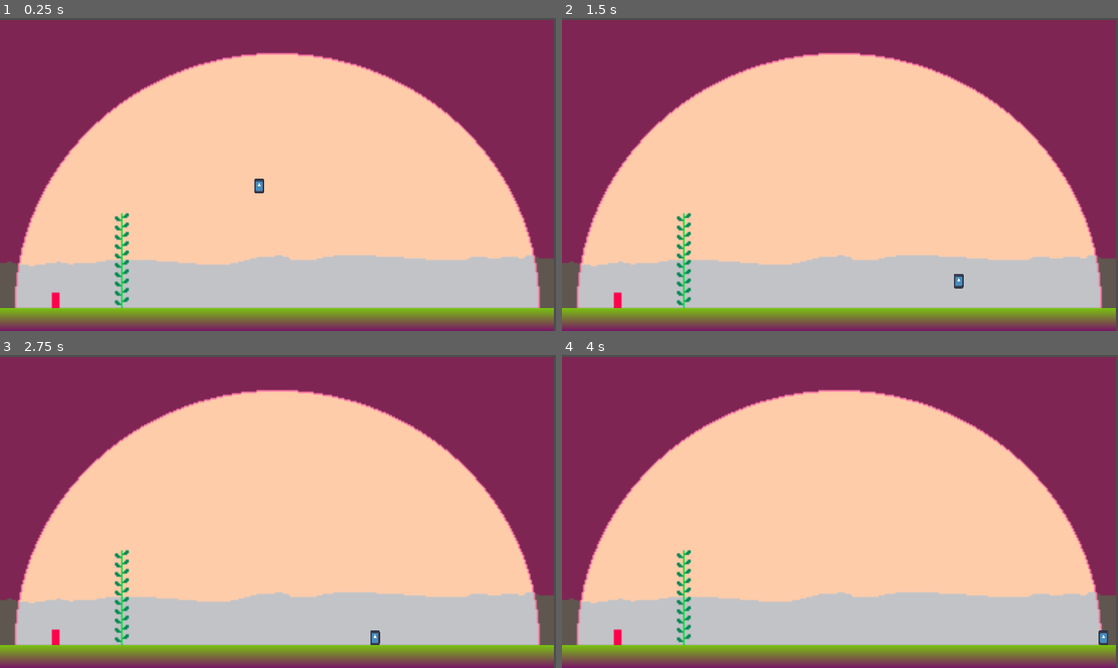
Above: before the commit, frames 1-4 (two rows, left to right).
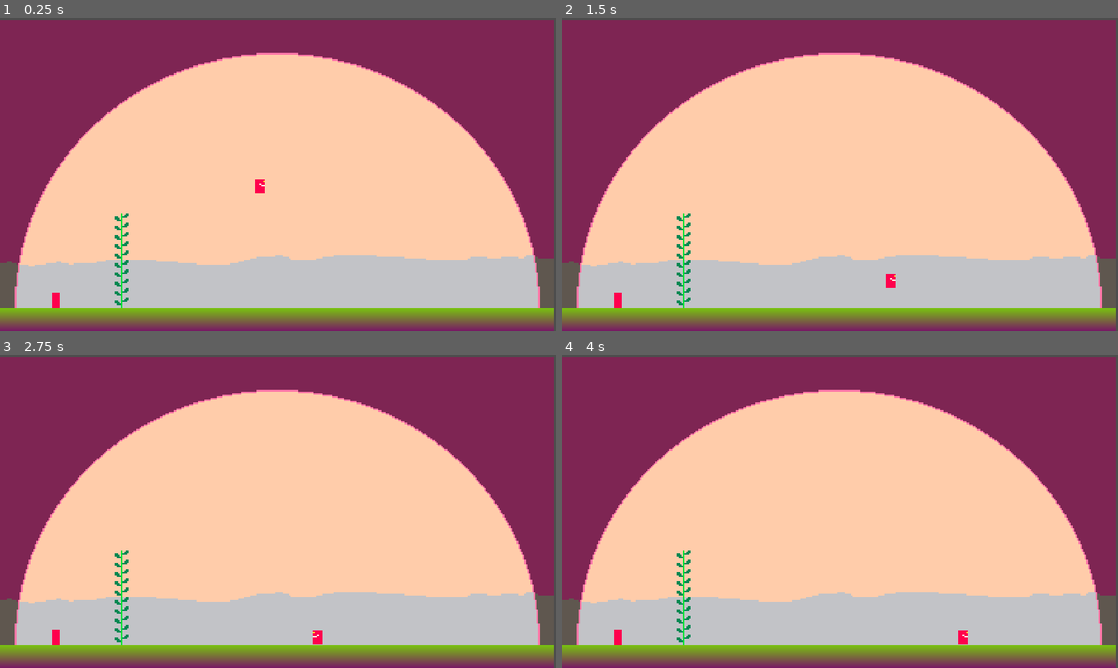
Above: after the commit, the same moments.

Repository: razzius/oxygen-farm
Game: Godot game, scene res://main.tscn
Same seed, same stepped clock (60 frames per second), same inputs: the game is played once before the commit and once after it. The engine's default icon, where the game draws it, is replaced by a stand-in: a white triangle on a blue panel in a dark square.
Inputs:
- Up to frame 1 (0.25 s): no input
- Up to frame 2 (1.5 s): hold D (right) from 0.53 s (still down); tap Space (cut) at 0.6 s; tap W (up) at 0.77 s; tap Shift (shift) at 1.35 s
- Up to frame 3 (2.75 s): tap W (up) at 1.52 s; release D (right) at 2.03 s; hold Left (left) from 2.03 s (still down); tap Space (cut) at 2.1 s
- Up to frame 4 (4 s): release Left (left) at 2.78 s; hold D (right) from 2.78 s (still down); tap Shift (shift) at 2.85 s; tap W (up) at 3.02, 3.77 s; tap Space (cut) at 3.6 s

The runs differ from the first frame. In frame 1, 1.6% of the frame differs, in the area x 1-98%, y 11-93%; in frame 2, 1.6%; in frame 3, 1.6%; in frame 4, 1.6%.

Commit message:
Updating Player

Diff:
--- a/Player/player.gd
+++ b/Player/player.gd
@@ -1,9 +1,10 @@
 extends CharacterBody2D
 
 
-const SPEED = 300.0
-const JUMP_VELOCITY = -400.0
+@export var SPEED : float = 300.0
+@export var JUMP_VELOCITY : float = -400.0
 
+@onready var PlayerSprite := $PlayerSprite
 @onready var LeftCutCollisionDetection := $LeftCutCollisionDetection
 @onready var RightCutCollisionDetection := $RightCutCollisionDetection
 
@@ -50,8 +51,10 @@
 	if !IsCutting():
 		if bFacingRight and velocity.x < 0.0:
 			bFacingRight = false
+			PlayerSprite.flip_h = true
 		elif !bFacingRight and velocity.x > 0.0:
 			bFacingRight = true
+			PlayerSprite.flip_h = false
 
 	move_and_slide()
 
--- a/Player/player.tscn
+++ b/Player/player.tscn
@@ -1,7 +1,7 @@
 [gd_scene load_steps=5 format=3 uid="uid://ba0hqbqmx7rha"]
 
 [ext_resource type="Script" path="res://Player/player.gd" id="1_yk5km"]
-[ext_resource type="Texture2D" uid="uid://cae5003q3i5iy" path="res://icon.svg" id="2_ckkh4"]
+[ext_resource type="Texture2D" uid="uid://biqn3avir7ff8" path="res://art/player.png" id="2_whh4e"]
 
 [sub_resource type="CapsuleShape2D" id="CapsuleShape2D_2f1u2"]
 
@@ -10,14 +10,10 @@
 
 [node name="Player" type="CharacterBody2D"]
 script = ExtResource("1_yk5km")
+SPEED = 150.0
 
 [node name="CollisionShape2D" type="CollisionShape2D" parent="."]
 shape = SubResource("CapsuleShape2D_2f1u2")
-
-[node name="Icon" type="Sprite2D" parent="."]
-position = Vector2(-4.76837e-07, 9.53674e-07)
-scale = Vector2(0.15625, 0.234375)
-texture = ExtResource("2_ckkh4")
 
 [node name="RightCutCollisionDetection" type="CollisionShape2D" parent="."]
 position = Vector2(12.5, -5)
@@ -26,3 +22,7 @@
 [node name="LeftCutCollisionDetection" type="CollisionShape2D" parent="."]
 position = Vector2(-13, -5)
 shape = SubResource("RectangleShape2D_1lpfn")
+
+[node name="PlayerSprite" type="Sprite2D" parent="."]
+scale = Vector2(4, 3)
+texture = ExtResource("2_whh4e")
--- a/project.godot
+++ b/project.godot
@@ -74,5 +74,7 @@
 
 [rendering]
 
+textures/canvas_textures/default_texture_filter=0
 renderer/rendering_method="gl_compatibility"
 renderer/rendering_method.mobile="gl_compatibility"
+2d/snap/snap_2d_transforms_to_pixel=true
